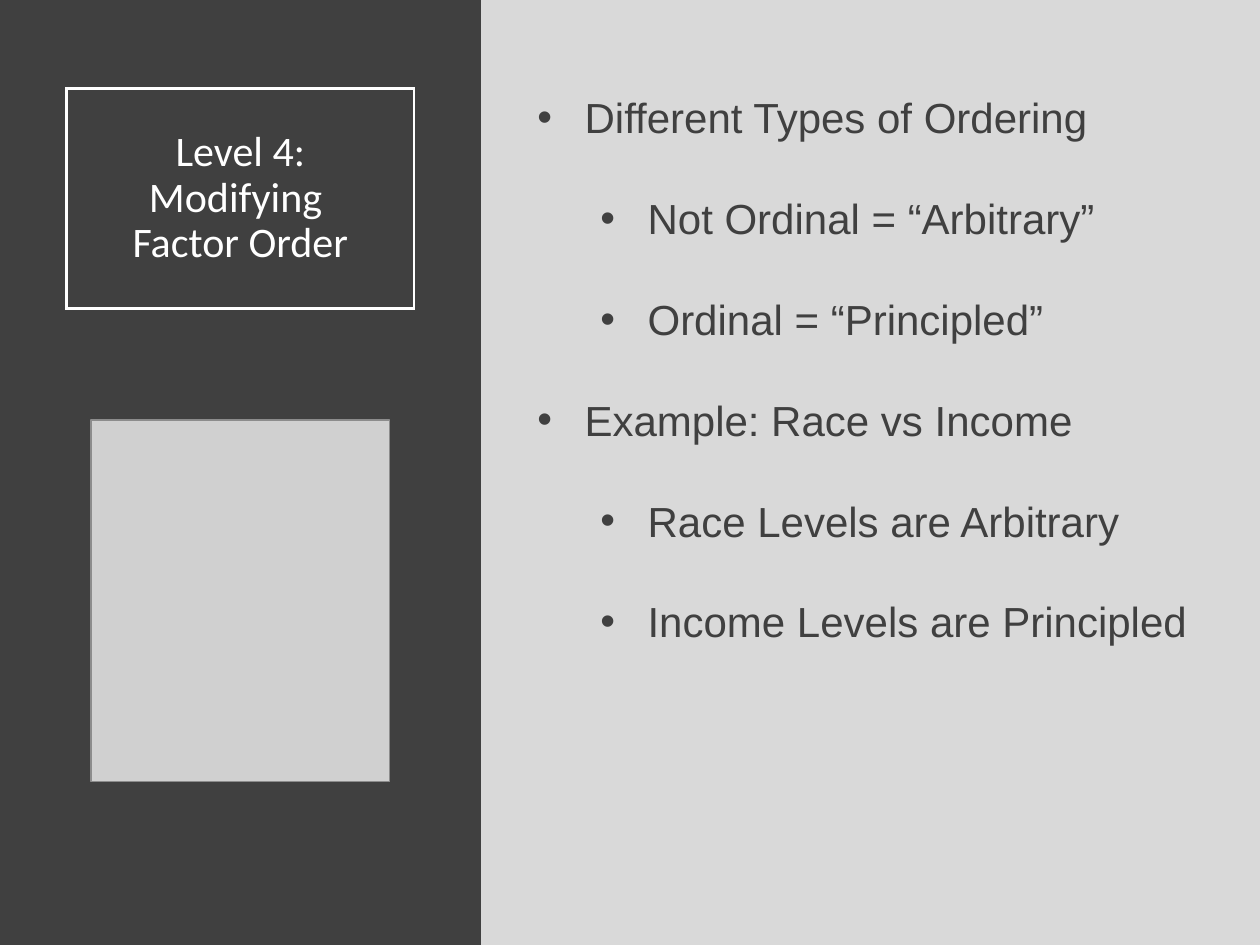
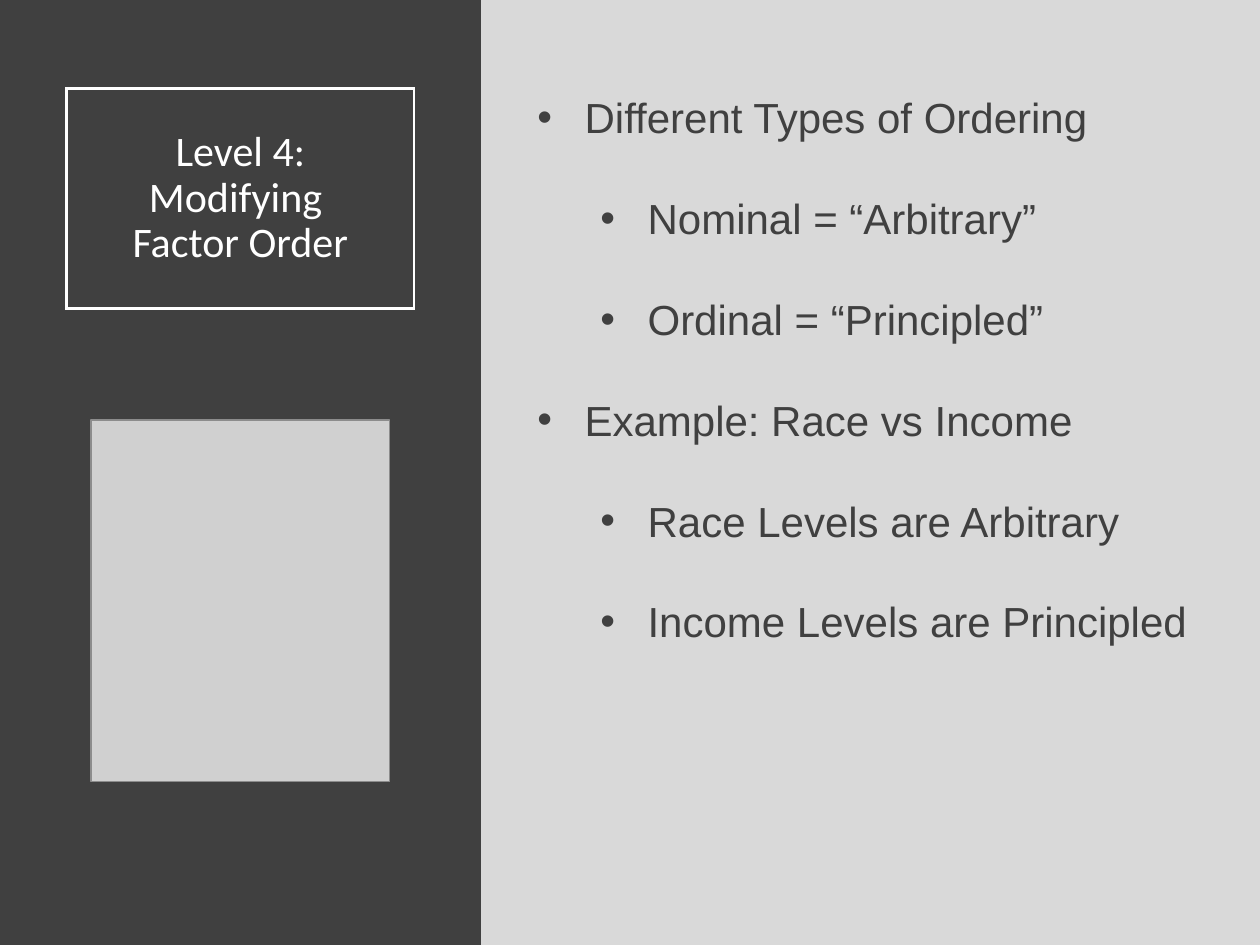
Before and after one commit to Yixf-Self/STOR320_WEBSITE, a slide deck: slide 24 of Lecture/Factors/Factors_Lecture.pptx. Drawn at 1260x945 pixels with LibreOffice and Linux fonts; fonts in the diff are those of the drawing; grey boxes stand for pictures. Boxes give left, top, right and bottom in pixels: in the first picture for what was removed or moved away, otherwise in the second. Text is boxed around its words. In the diff, an @@ line names an element or a change of style, - is before the commit and + after.

```diff
--- a/Lecture/Factors/Factors_Lecture.pptx
+++ b/Lecture/Factors/Factors_Lecture.pptx
@@ text at <box>648,203,1036,243</box>: text changed @@
-  • Not Ordinal = “Arbitrary”
+  • Nominal = “Arbitrary”
```
Also in this commit, not shown: 1 other slide changed, 10 other files.
